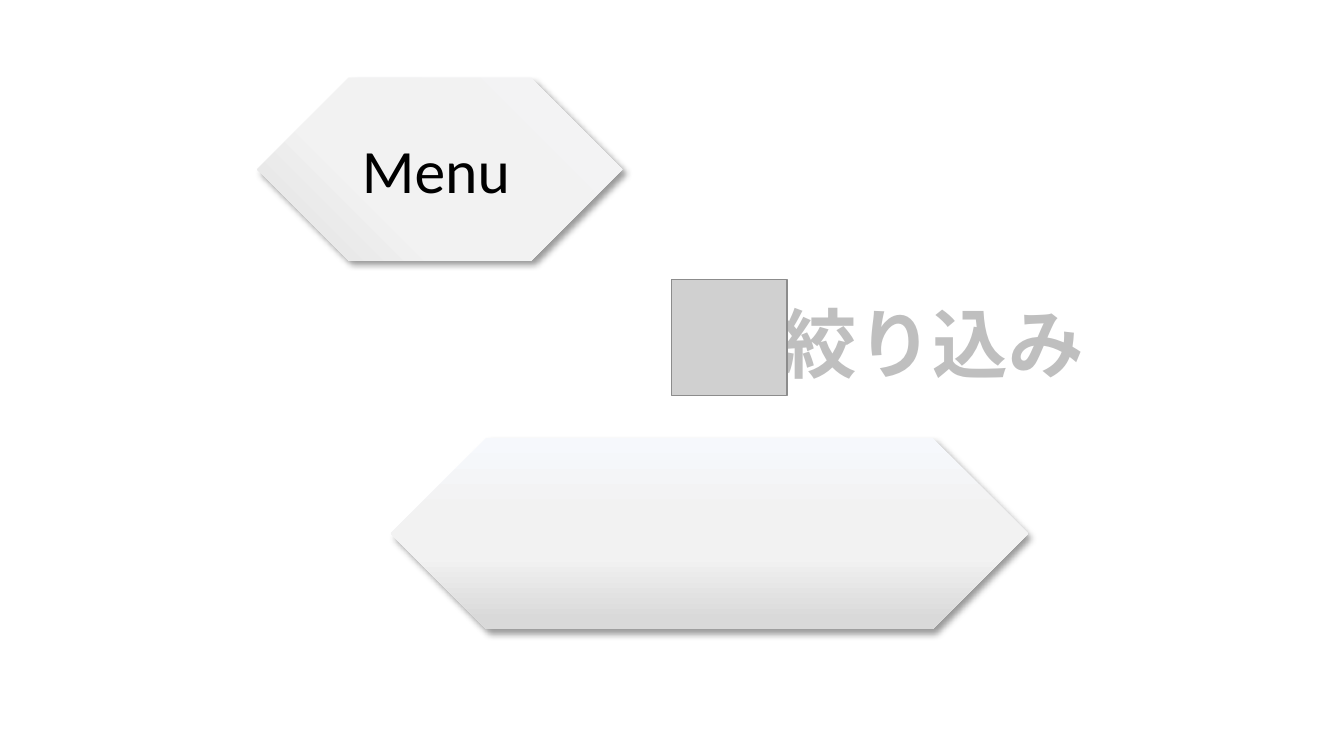
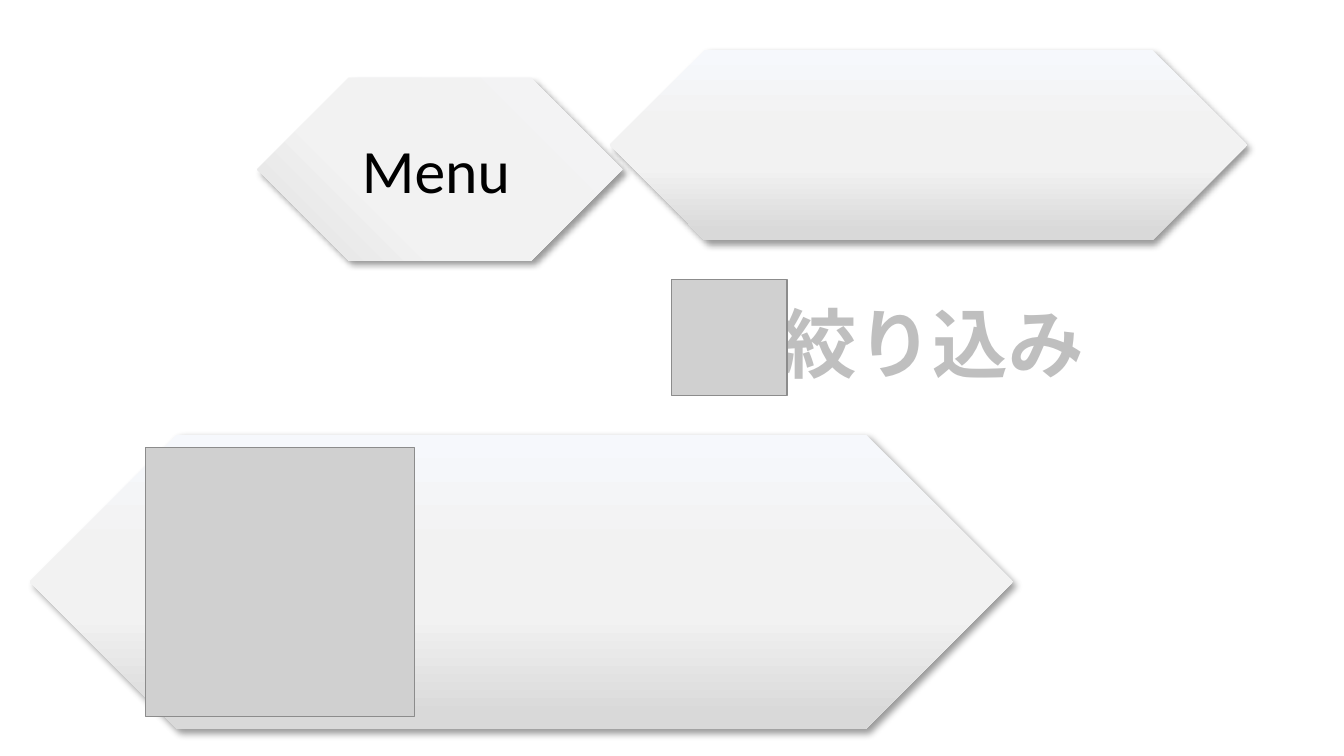
Before and after one commit to YuukiReiya/RhythmGame, a slide deck: slide 17 of resource.pptx (slide 6 before the commit). Drawn at 1344x756 pixels with LibreOffice and Linux fonts; fonts in the diff are those of the drawing; grey boxes stand for pictures. Boxes give left, top, right and bottom in pixels: in the first picture for what was removed or moved away, otherwise in the second. Text is boxed around its words. In the diff, an @@ line names an element or a change of style, - is before the commit and + after.

```diff
--- a/resource.pptx
+++ b/resource.pptx
@@ snip diag rect: place and size @@
-snip diag rect at bbox=[391, 439, 1029, 629]
+snip diag rect at bbox=[610, 49, 1248, 240]
@@ snip same rect added at bbox=[29, 435, 1013, 729], fill gradient #F6F8FC to #F2F2F2 to #D9D9D9 @@
@@ picture added at bbox=[145, 448, 414, 717] @@
```
Also in this commit, not shown: 3 other slides changed, 11 slides added.
